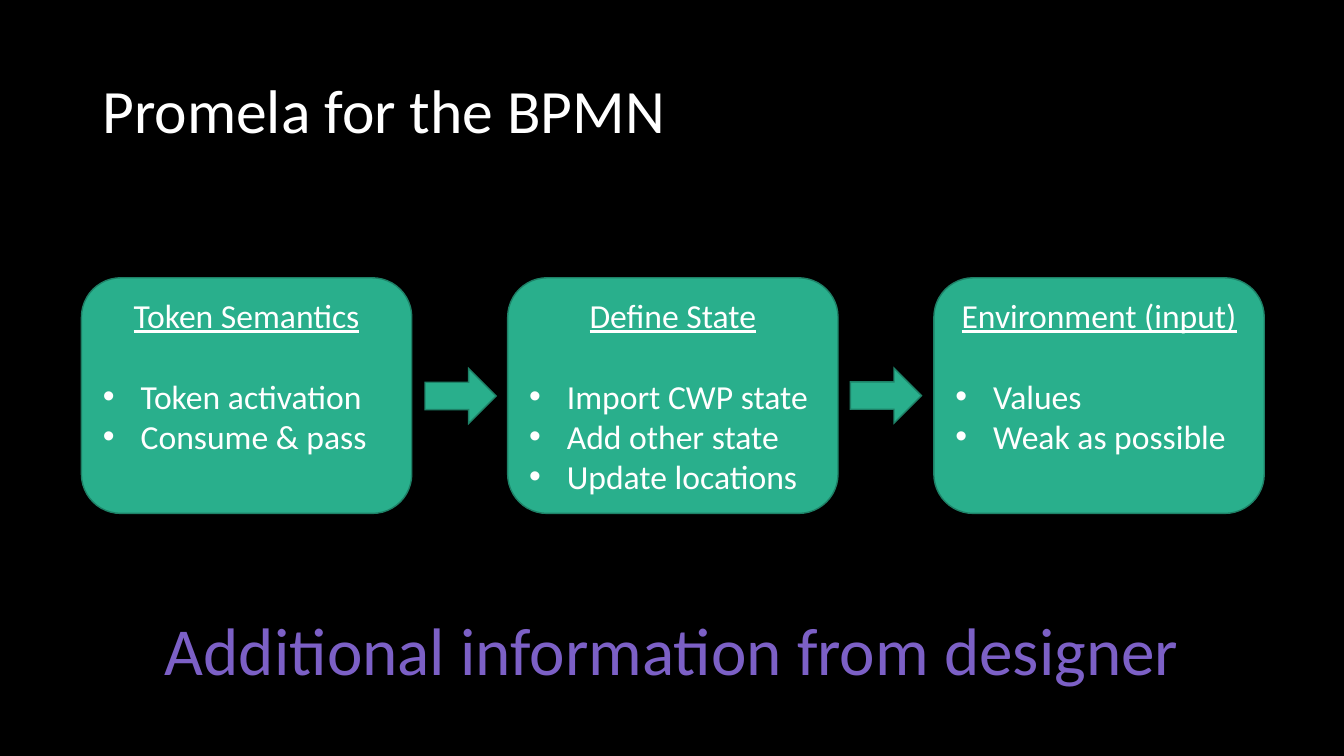
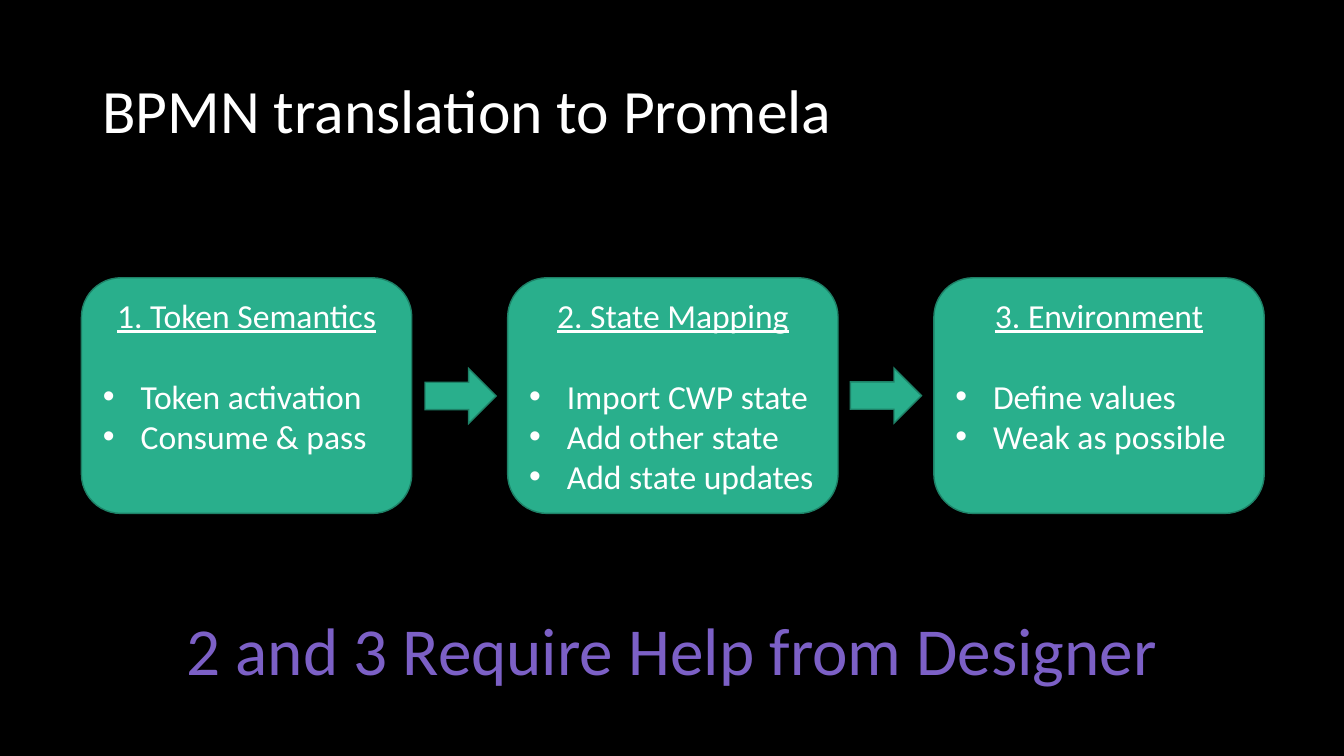
Before and after one commit to ericmercer/SPIN-bpmn-cwp-verification-paper, a slide deck: slide 15 of presentation/syscon-2022.pptx. Drawn at 1344x756 pixels with LibreOffice and Linux fonts; fonts in the diff are those of the drawing. Boxes give left, top, right and bottom in pixels: in the first picture for what was removed or moved away, otherwise in the second. Text is boxed around its words. In the diff, an @@ line names an element or a change of style, - is before the commit and + after.

```diff
--- a/presentation/syscon-2022.pptx
+++ b/presentation/syscon-2022.pptx
@@ title at bbox=[102, 90, 831, 134]: text changed @@
-Promela for the BPMN
+BPMN translation to Promela
@@ text in rounded rectangle at bbox=[117, 304, 375, 333]: text changed @@
-Token Semantics
+1. Token Semantics
@@ text in rounded rectangle at bbox=[557, 305, 788, 334]: text changed @@
-Define State
+2. State Mapping
@@ text in rounded rectangle at bbox=[993, 305, 1203, 410]: text changed @@
-Environment (input)
-• Values
+3. Environment
+• Define values
@@ text in rounded rectangle at bbox=[567, 465, 813, 495]: text changed @@
-• Update locations
+• Add state updates
@@ text at bbox=[186, 628, 1157, 687]: text changed @@
-Additional information from designer
+2 and 3 Require Help from Designer
```
Also in this commit, not shown: 17 other slides changed.
